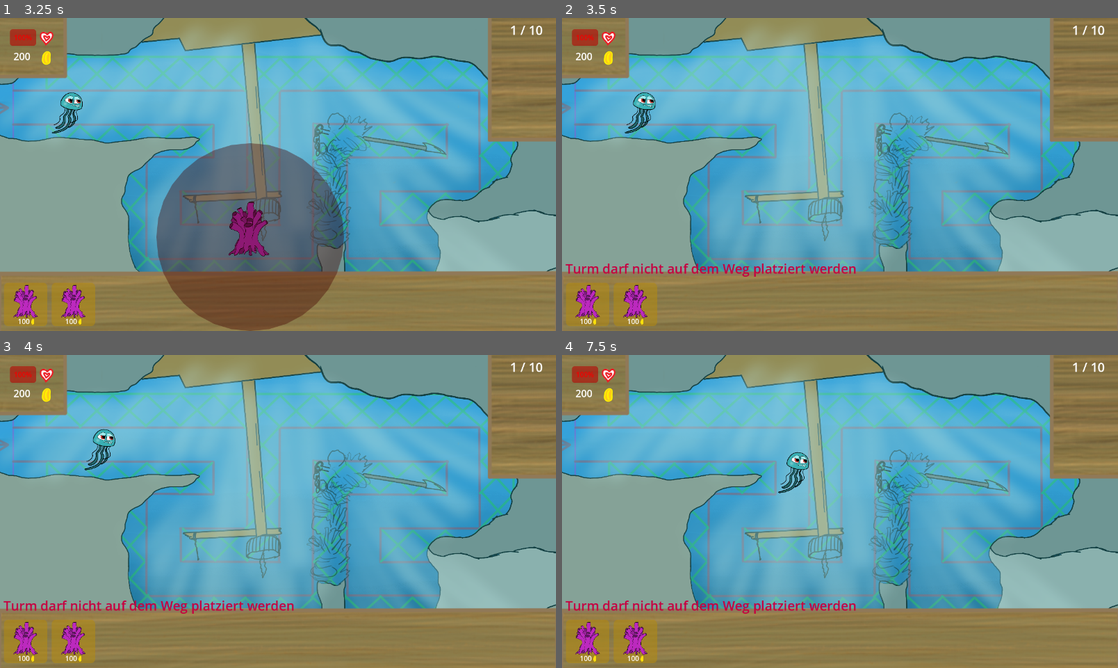
Above: before the commit, frames 1-4 (two rows, left to right).
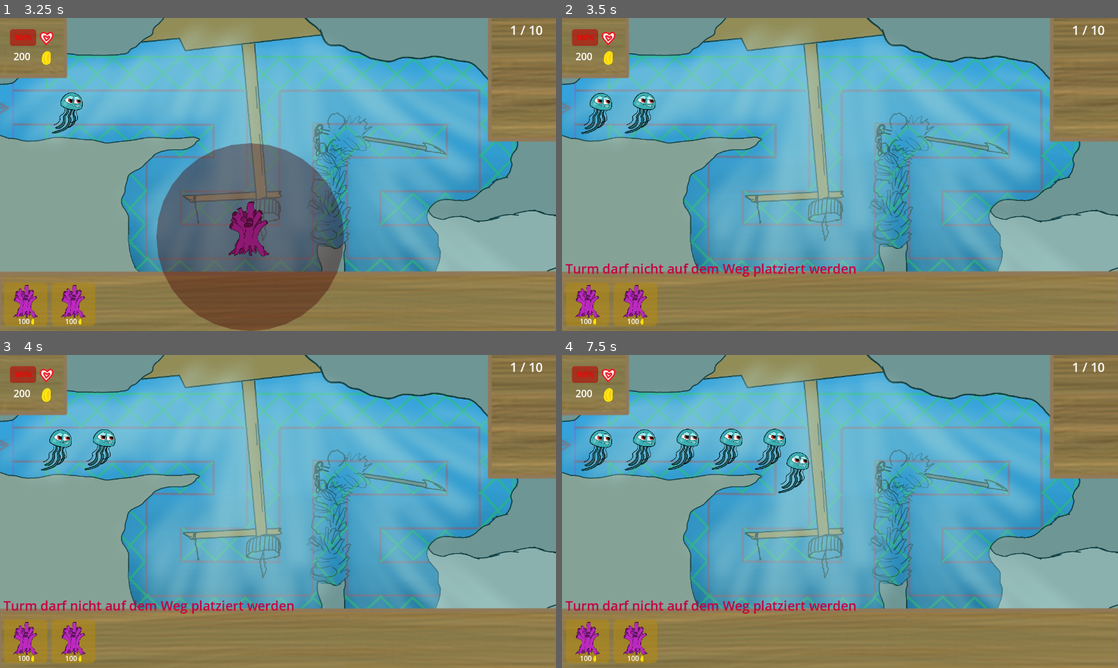
Above: after the commit, the same moments.

Repository: Pulvr/ProjectWaves
Game: Godot game, scene res://Scenes/main_menu.tscn
Two runs of this game, one before a commit and one after it. Both use one fixed random seed, a clock stepped at 60 frames per second and the inputs below.
Inputs (mouse positions are in pixels of both pictures, inside the frame that each line leads up to):
- Up to frame 1 (3.25 s): click "Start" at 0.5 s; click "Start Wave" at 1.25 s; tap Enter at 2 s; drag from (27, 305) to (333, 105) at 2.02 s; drag from (72, 305) to (250, 237) at 2.77 s
- Up to frame 2 (3.5 s): no input
- Up to frame 3 (4 s): move the mouse to (333, 442) at 3.52 s; click (333, 442) at 3.67 s
- Up to frame 4 (7.5 s): drag from (812, 574) to (673, 464) at 4.27 s; move the mouse to (1006, 558) at 5.02 s; click (1006, 558) at 5.17 s; drag from (673, 464) to (756, 433) at 5.77 s; move the mouse to (867, 511) at 6.52 s; click (867, 511) at 6.67 s; drag from (756, 433) to (728, 527) at 7.27 s

Frame 1 is identical in both runs. In frame 2, 0.3% of the frame differs, in the area x 3-9%, y 23-38%; in frame 3, 0.3%; in frame 4, 1.6%, in the area x 3-41%, y 23-38%.

Commit message:
weird bug fix i guess

Diff:
--- a/Scripts/PathSpawner.gd
+++ b/Scripts/PathSpawner.gd
@@ -57,13 +57,13 @@
 
 func _process(delta):
 	#wenn genug gegner gespawned sind und auf dem "Path" nur noch 2 Childs sind (Spawntimer und startbutton)
-	if mobCounter == 1 and self.get_child_count()==2:
+	if mobCounter == maxEnemies and self.get_child_count()==2:
 		mobCounter = 0		#gegner count zurücksetzen
 		timerStopped = true		#Der timer ist gestopped!
 		mobs.clear()
 
 	#Sind genug gegner gespawned und der Timer läuft nicht mehr, spawntimer stop
-	if mobCounter == 1 and timerStopped==false:
+	if mobCounter == maxEnemies and timerStopped==false:
 		spawnTimer.stop()
 
 	#Sind gerade keine Gegner auf dem Path und der Timer ist stopped, kann die nächste wave gestartet werden.
--- a/Scripts/coral_tower.gd
+++ b/Scripts/coral_tower.gd
@@ -33,7 +33,8 @@
 	update_targets_array(body)
 
 func _on_tower_body_exited(body):
-	currTargets = get_node("Tower").get_overlapping_bodies()
+	update_targets_array(body)
+
 
 #wird ausgeführt wenn ein body die area entered und exited
 func update_targets_array(body):
